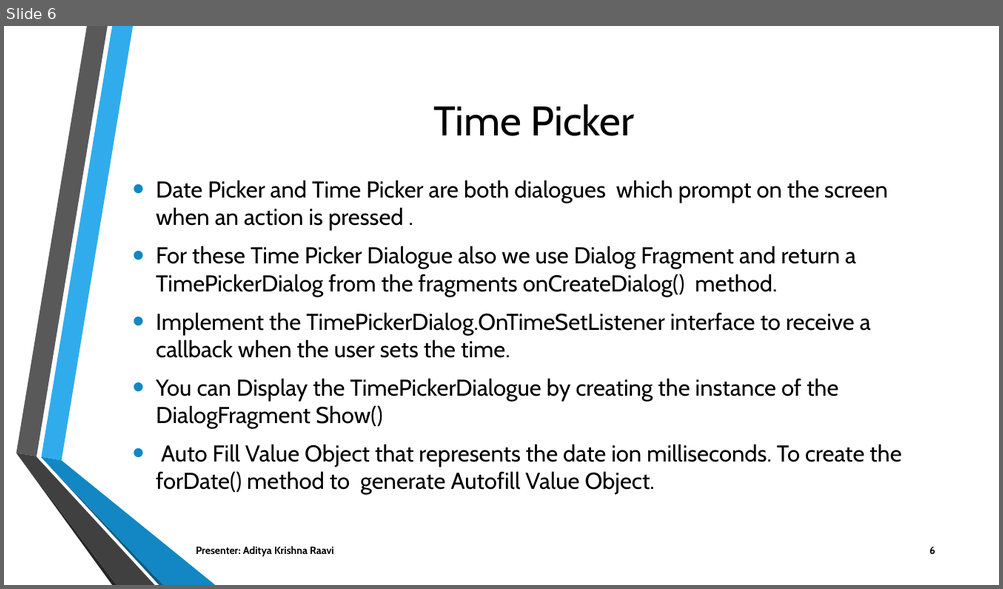
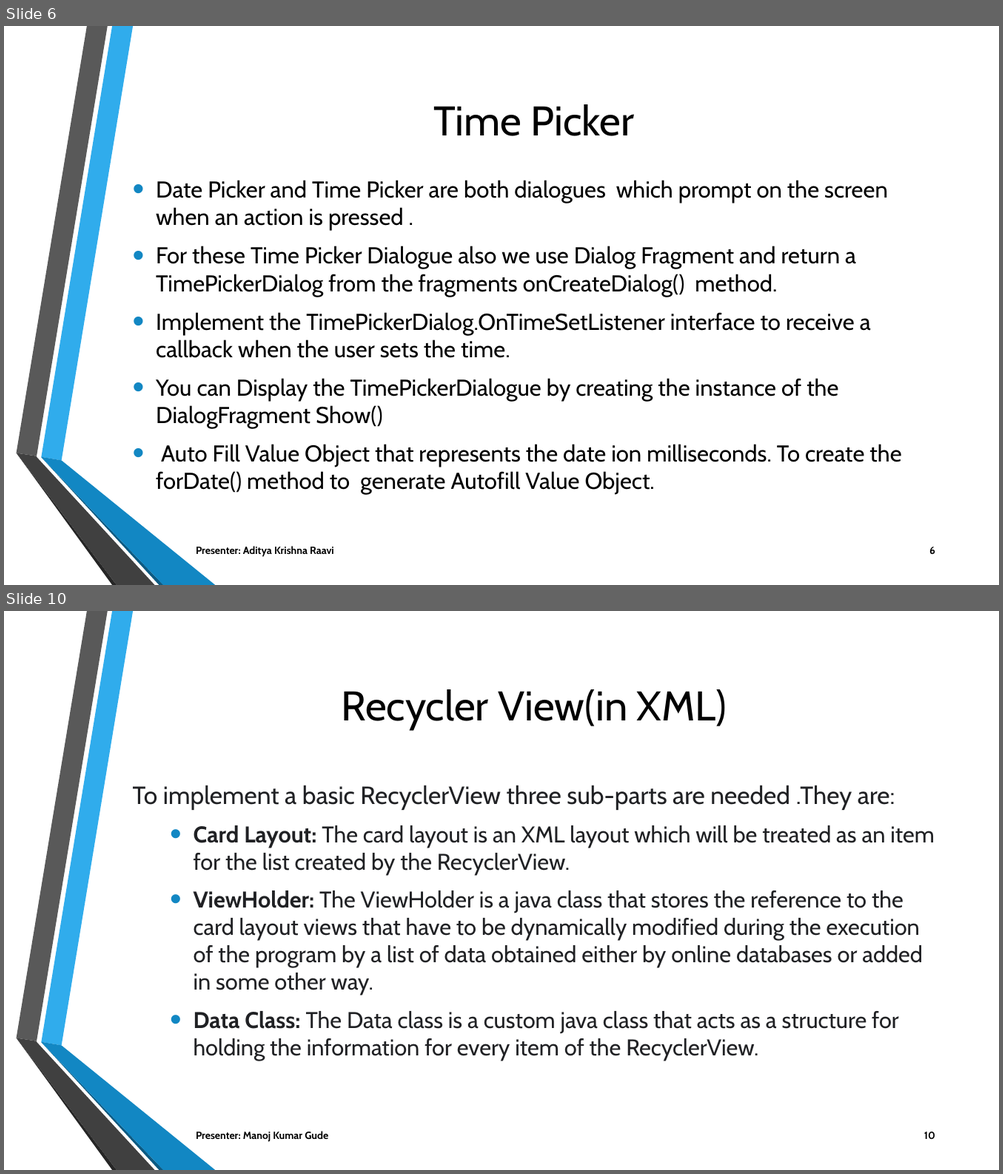
Before and after one commit to Sec03Team05Fall22GDP1/FreebiesforNewbies, a slide deck: Project_Files/Sprint10/FREEBIES FOR NEWBIES Workshop2 (1).pptx. Shown one above the other, each under a label of ours: slide 6 before the commit, slides 6 and 10 after it; the slides between them are not shown. The pictures are 1003x589 and 1003x1174 pixels, drawn with LibreOffice and Linux fonts; fonts in the diff are those of the drawing; background and template pictures are left out. Boxes give left, top, right and bottom in pixels: in the first picture for what was removed or moved away, otherwise in the second. Text is boxed around its words. In the diff, an @@ line names an element or a change of style, - is before the commit and + after.

```diff
--- a/Project_Files/Sprint10/FREEBIES FOR NEWBIES Workshop2 (1).pptx
+++ b/Project_Files/Sprint10/FREEBIES FOR NEWBIES Workshop2 (1).pptx
@@ slide 10 added at bbox=[4, 611, 999, 1170], background picture (left out); not listed: 6 template elements that a slide beside it also shows @@
@@ title added at bbox=[341, 689, 726, 729], 40 pt, text #000000 @@
+Recycler View(in XML)
@@ text added at bbox=[133, 785, 933, 1060], 22 pt, text #202124 @@
+To implement a basic RecyclerView three sub-parts are needed .They are:
+  • Card Layout: The card layout is an XML layout which will be treated as an item for the list created by the RecyclerView.
+  • ViewHolder: The ViewHolder is a java class that stores the reference to the card layout views that have to be dynamically modified during the execution of the program by a list of data obtained either by online databases or added in some other way.
+  • Data Class: The Data class is a custom java class that acts as a structure for holding the information for every item of the RecyclerView.
@@ text added at bbox=[196, 1131, 328, 1142], 10 pt, text #000000, bold @@
+Presenter: Manoj Kumar Gude
@@ page number added at bbox=[924, 1132, 935, 1139], 10 pt, text #000000, bold @@
+10
```
Also in this commit, not shown: 3 other slides added.
